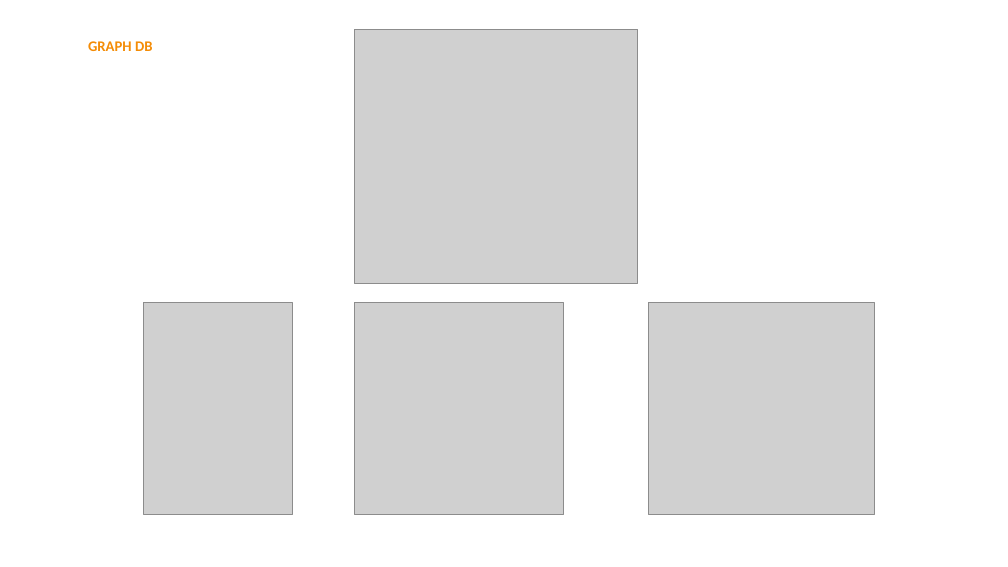
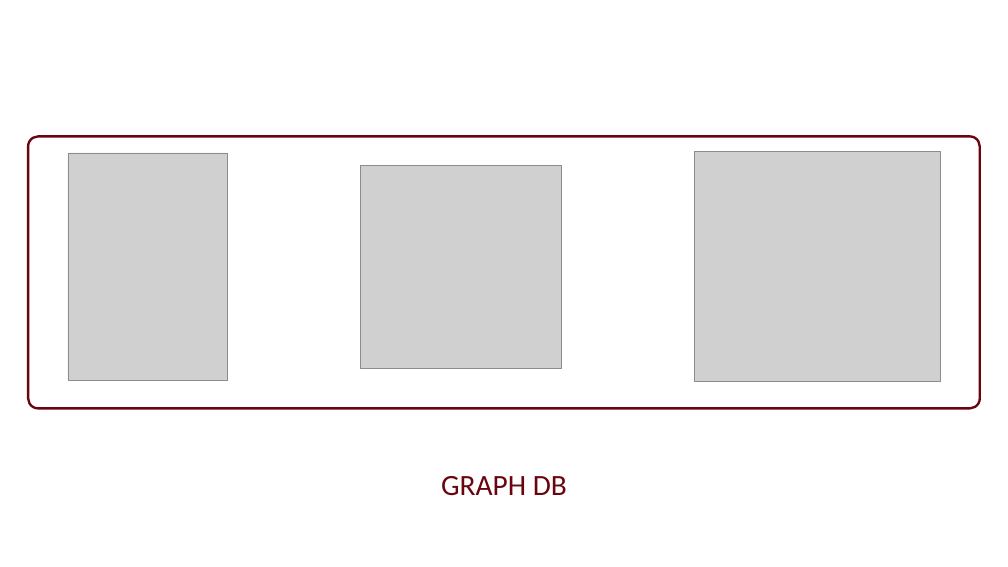
Before and after one commit to GiuseppeSoriano/WeFood, a slide deck: slide 10 of Slides/Final_Presentation/WeFood.pptx (slide 8 before the commit). Drawn at 1008x567 pixels with LibreOffice and Linux fonts; fonts in the diff are those of the drawing; grey boxes stand for pictures. Boxes give left, top, right and bottom in pixels: in the first picture for what was removed or moved away, otherwise in the second. Text is boxed around its words. In the diff, an @@ line names an element or a change of style, - is before the commit and + after.

```diff
--- a/Slides/Final_Presentation/WeFood.pptx
+++ b/Slides/Final_Presentation/WeFood.pptx
@@ picture removed at (355,29,638,284) @@
@@ rounded rectangle added at (28,136,980,408), outline #6A040F 2.25 pt @@
@@ picture: place and size @@
-picture at (144,302,293,514)
+picture at (68,153,228,380)
@@ picture: place and size @@
-picture at (355,302,564,514)
+picture at (361,165,562,368)
@@ picture: place and size @@
-picture at (649,302,875,514)
+picture at (695,152,941,382)
@@ text "GRAPH DB": place and size @@
-text "GRAPH DB" at (88,41,153,51)
+text "GRAPH DB" at (441,476,567,496)
@@ text "GRAPH DB" at (441,476,567,496): size 14 to 28 pt, text colour #F48C06 to #6A040F, bold off @@
```
Also in this commit, not shown: 4 other slides changed, 10 slides added, 7 slides removed, 48 other files.
